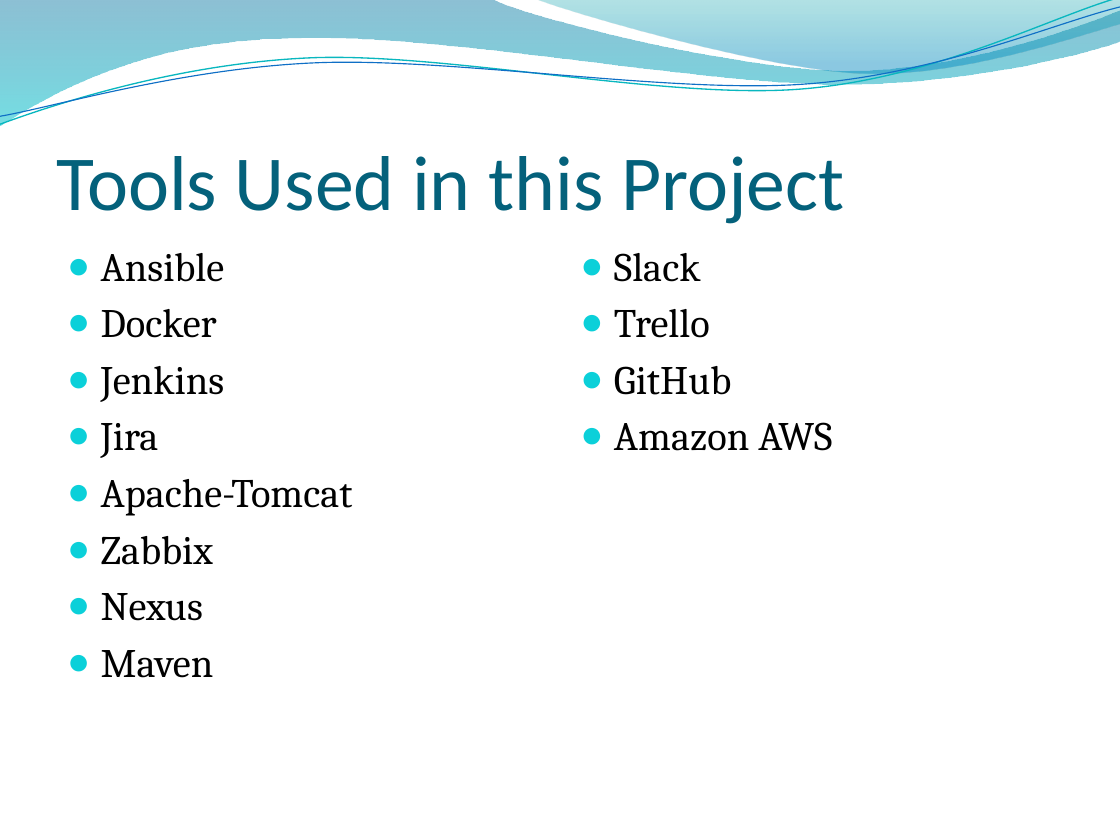
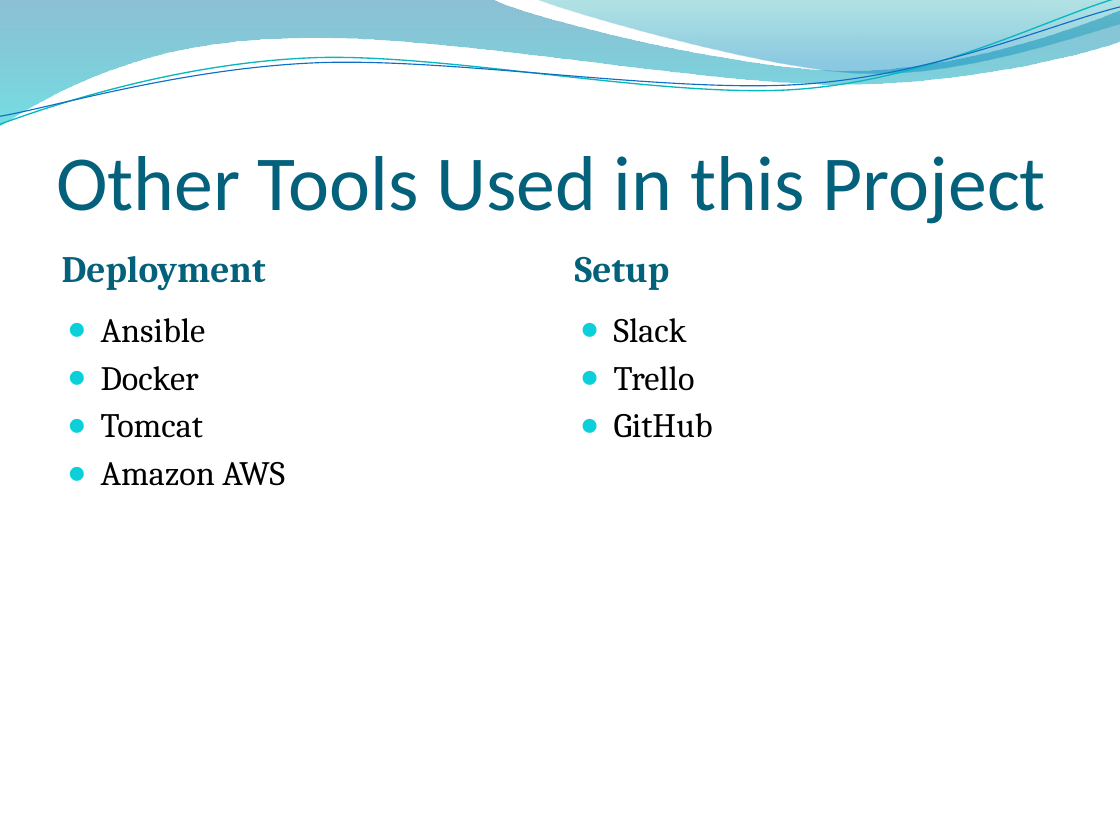
Before and after one commit to Brad94/Team2CIProject, a slide deck: slide 5 of Presentation.pptx (slide 3 before the commit). Drawn at 1120x840 pixels with LibreOffice and Linux fonts; fonts in the diff are those of the drawing; background and template pictures are left out. Boxes give left, top, right and bottom in pixels: in the first picture for what was removed or moved away, otherwise in the second. Text is boxed around its words. In the diff, an @@ line names an element or a change of style, - is before the commit and + after.

```diff
--- a/Presentation.pptx
+++ b/Presentation.pptx
@@ title at box(56, 156, 1046, 224): text changed @@
-Tools Used in this Project
+Other Tools Used in this Project
@@ text added at box(62, 256, 266, 291), 24 pt, text #04617B, bold @@
+Deployment
@@ text added at box(575, 256, 670, 290), 24 pt, text #04617B, bold @@
+Setup
@@ text "Ansible": place and size @@
-text "Ansible" at box(101, 253, 353, 678)
+text "Ansible" at box(101, 318, 285, 486)
@@ text at box(101, 318, 206, 391): size 26 to 22 pt in "Ansible", "Docker" @@
@@ text "Slack": place and size @@
-text "Slack" at box(614, 253, 832, 451)
+text "Slack" at box(614, 318, 713, 438)
@@ text "Slack" at box(614, 318, 713, 438): size 26 to 22 pt @@
@@ text at box(101, 414, 285, 486): text changed; size 26 to 22 pt @@
-● Jenkins
-● Jira
-● Apache-Tomcat
-● Zabbix
-● Nexus
-● Maven
+● Tomcat
+● Amazon AWS
@@ text at box(614, 422, 832, 451): paragraph removed @@
-● Amazon AWS
```
Also in this commit, not shown: 9 other slides changed, 7 slides added.
